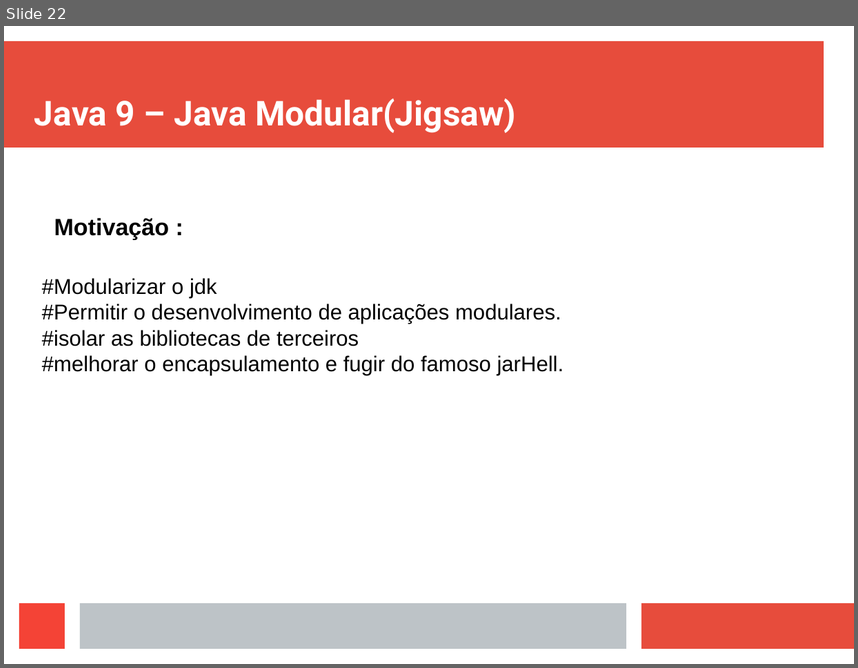
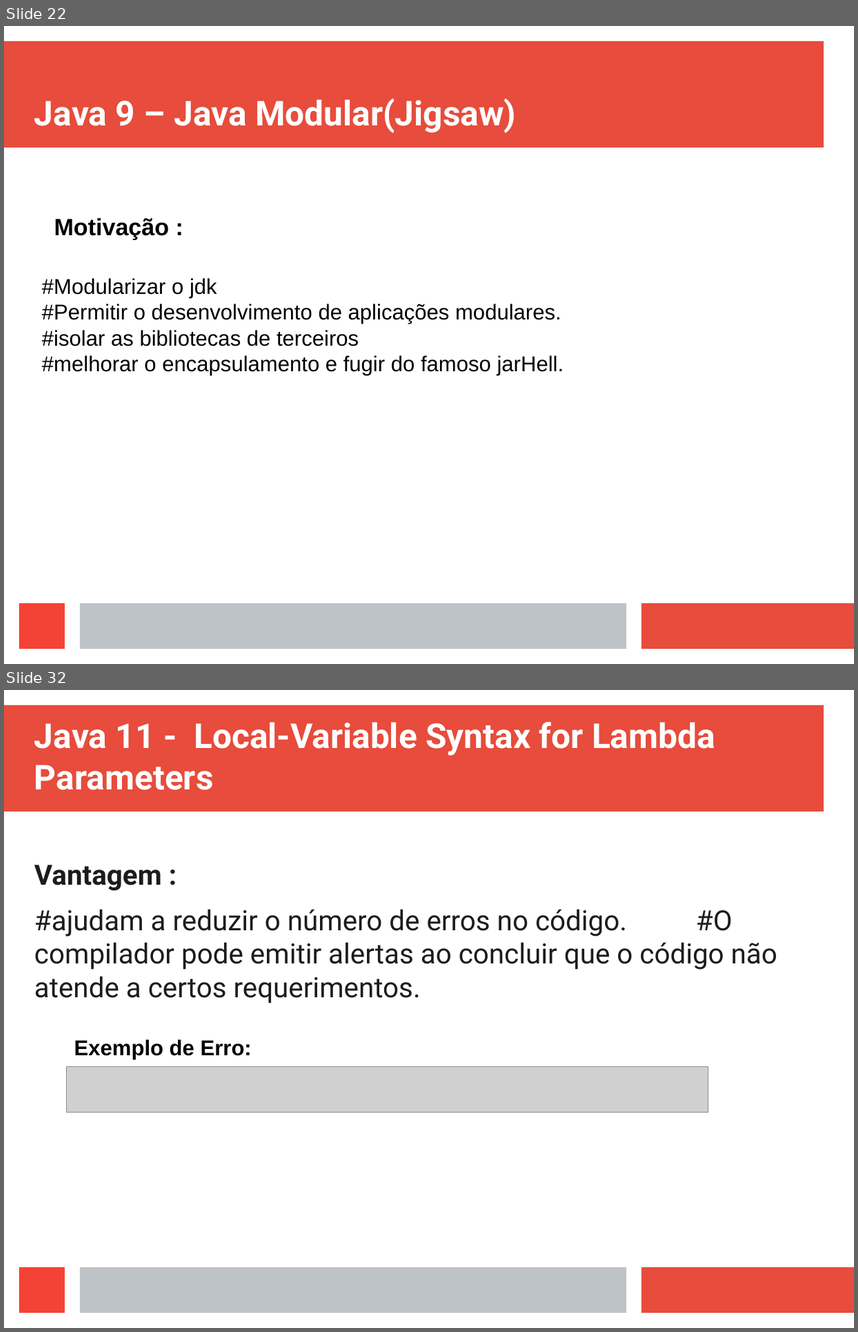
Before and after one commit to viniciusFortti/test, a slide deck: Apresentação/ApresentaçãoTerceiraSemana.odp. Shown one above the other, each under a label of ours: slide 22 before the commit, slides 22 and 32 after it; the slides between them are not shown. The pictures are 858x668 and 858x1332 pixels, drawn with LibreOffice and Linux fonts; fonts in the diff are those of the drawing; grey boxes stand for pictures. Boxes give left, top, right and bottom in pixels: in the first picture for what was removed or moved away, otherwise in the second. Text is boxed around its words. In the diff, an @@ line names an element or a change of style, - is before the commit and + after.

```diff
--- a/Apresentação/ApresentaçãoTerceiraSemana.odp
+++ b/Apresentação/ApresentaçãoTerceiraSemana.odp
@@ slide 32 added at box(4, 690, 854, 1328), background #FFFFFF; not listed: 4 template elements that a slide beside it also shows @@
@@ title added at box(34, 722, 715, 790), 32 pt, text #FFFFFF, bold @@
+Java 11 - Local-Variable Syntax for Lambda Parameters
@@ text added at box(34, 865, 777, 1003), 26 pt, text #1C1C1C @@
+Vantagem :
+#ajudam a reduzir o número de erros no código. #O compilador pode emitir alertas ao concluir que o código não atende a certos requerimentos.
@@ text added at box(74, 1039, 252, 1059), 20 pt, text #000000, bold @@
+Exemplo de Erro:
@@ picture added at box(67, 1067, 708, 1112) @@
```
Also in this commit, not shown: 11 other slides added, 3 other files.
